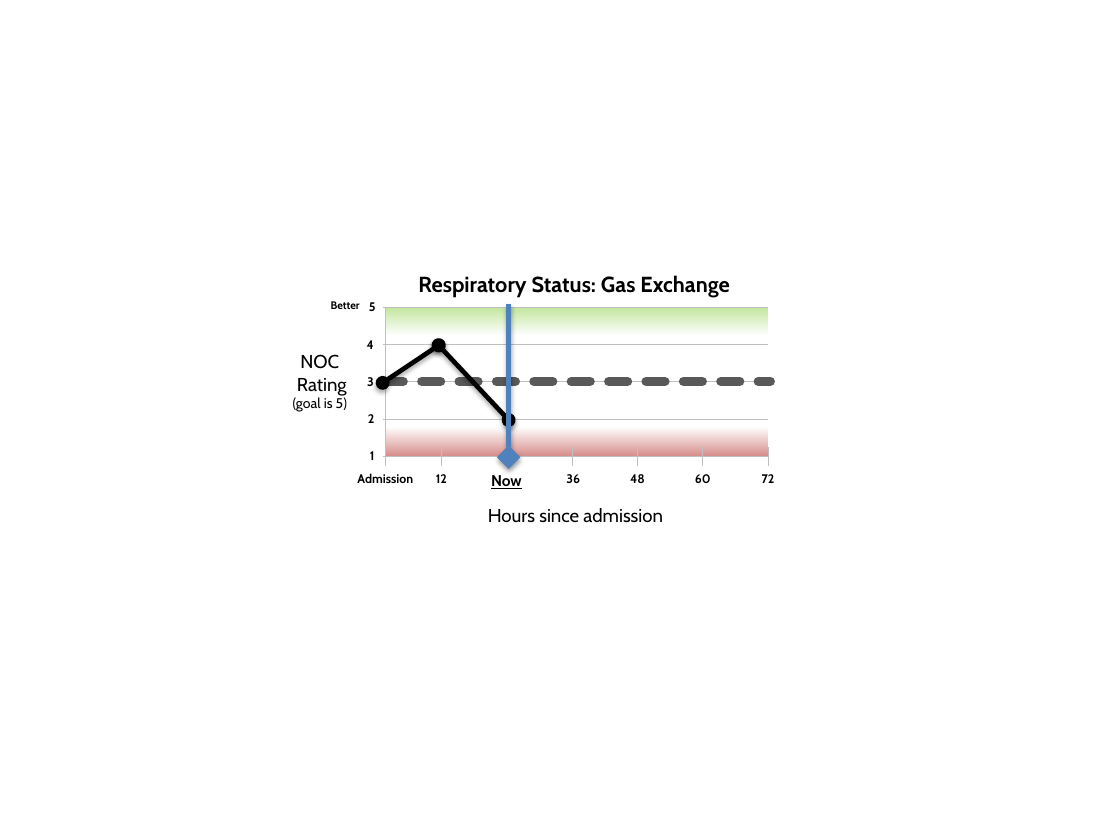
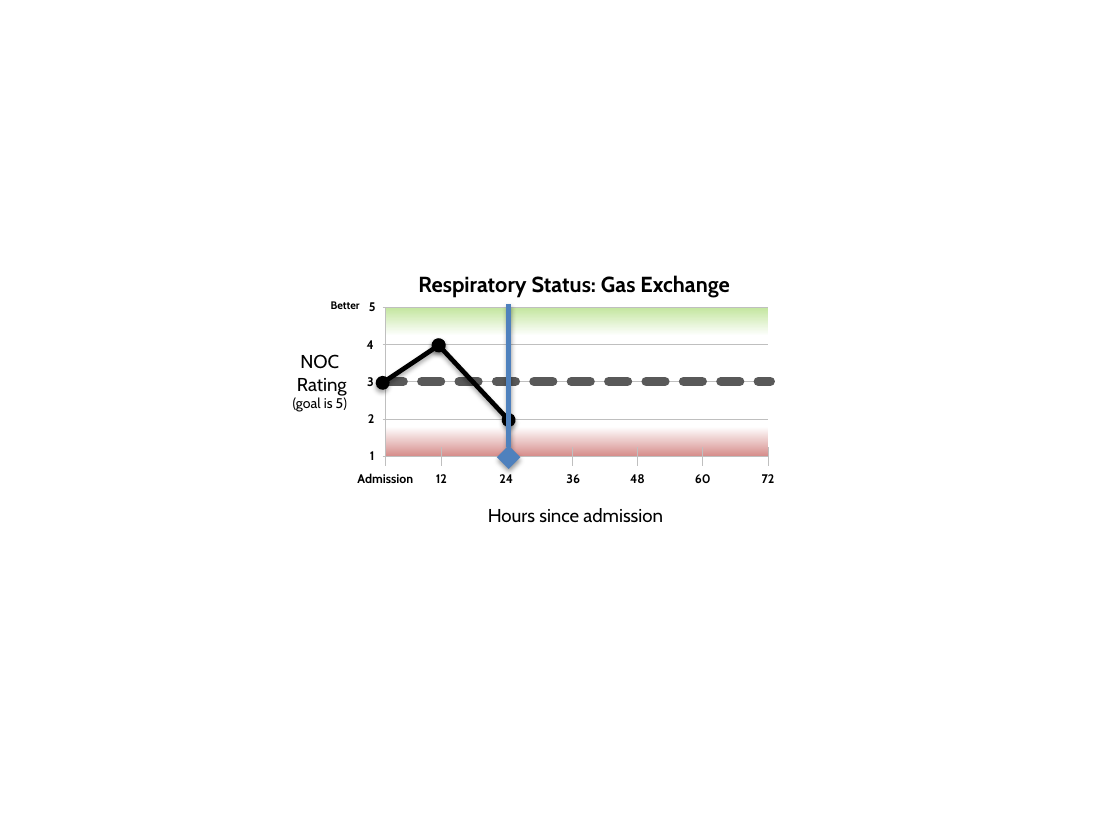
Before and after one commit to kinshukg/febretpository, a slide deck: slide 4 of HANDS/trunk/data/Design.pptx. Drawn at 1120x840 pixels with LibreOffice and Linux fonts; fonts in the diff are those of the drawing. Boxes give left, top, right and bottom in pixels: in the first picture for what was removed or moved away, otherwise in the second. Text is boxed around its words. In the diff, an @@ line names an element or a change of style, - is before the commit and + after.

```diff
--- a/HANDS/trunk/data/Design.pptx
+++ b/HANDS/trunk/data/Design.pptx
@@ text removed at [491,475,522,489] @@
-Now
@@ text added at [499,474,513,483], 8 pt, text #000000, bold @@
+24
```
Also in this commit, not shown: 3 other slides changed, 12 other files.
